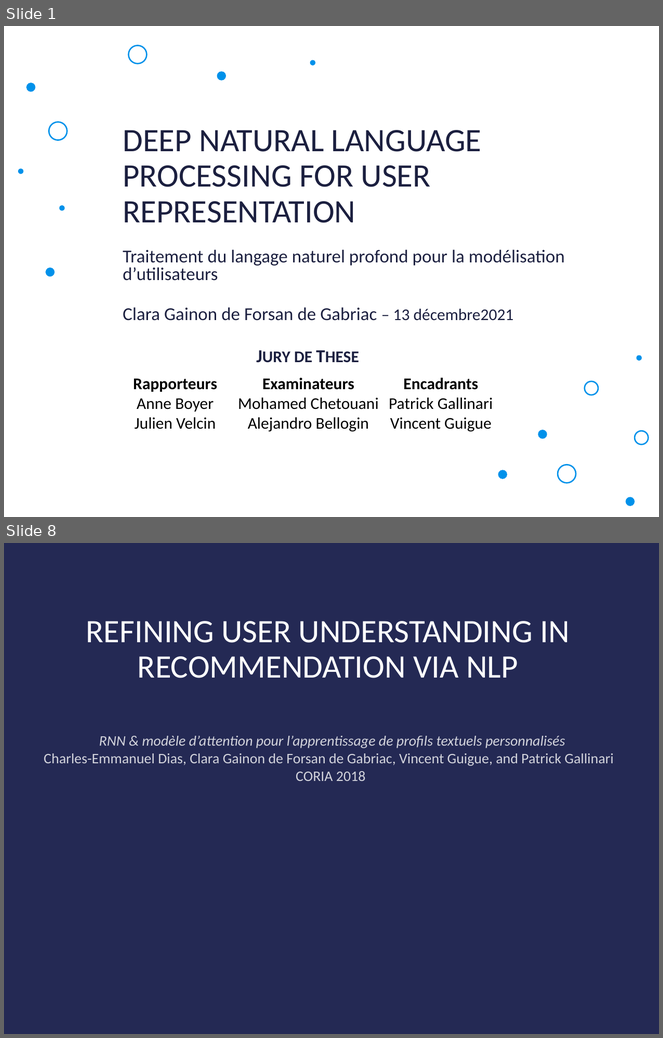
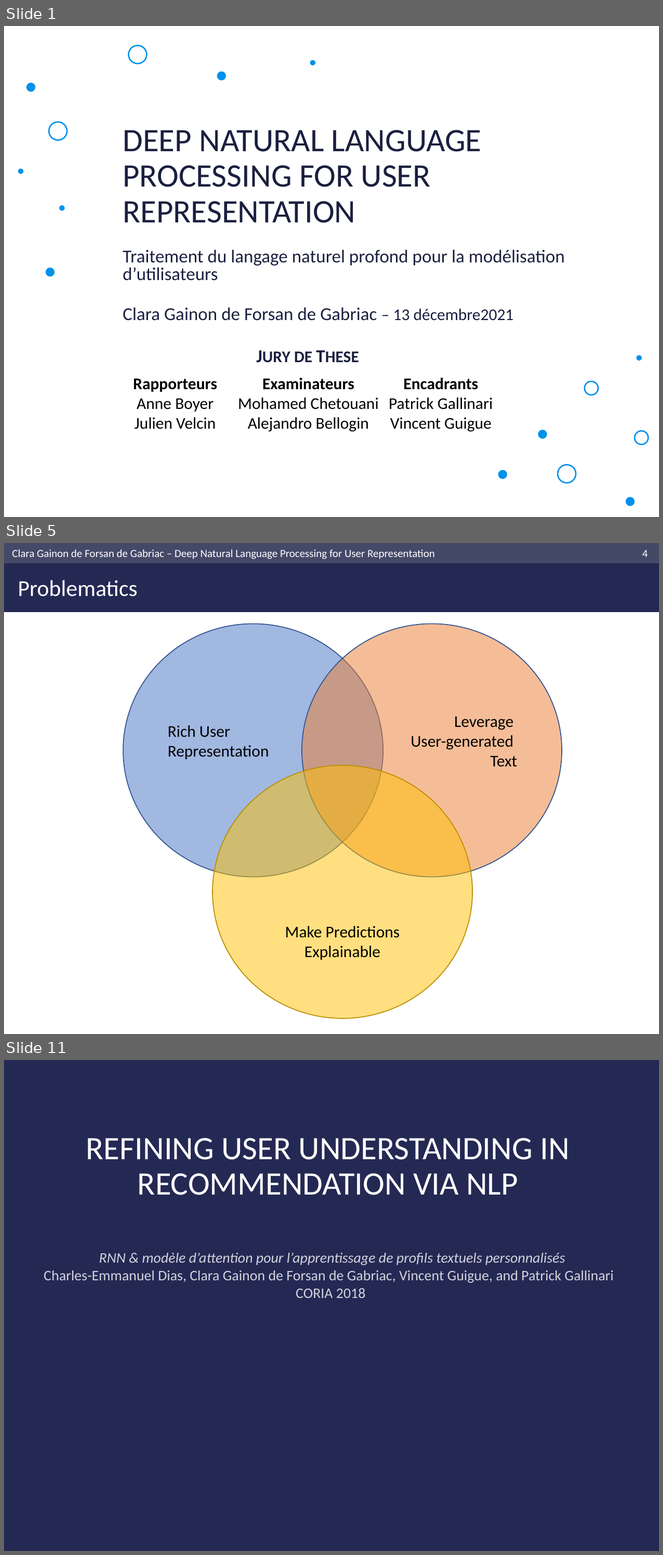
Before and after one commit to clara-gdef/defense, a slide deck: defense.pptx. Shown one above the other, each under a label of ours: slides 1 and 8 before the commit, slides 1, 5 and 11 after it; the slides between them are not shown. The pictures are 663x1038 and 663x1555 pixels, drawn with LibreOffice and Linux fonts; fonts in the diff are those of the drawing; background and template pictures are left out. Boxes give left, top, right and bottom in pixels: in the first picture for what was removed or moved away, otherwise in the second. Text is boxed around its words. In the diff, an @@ line names an element or a change of style, - is before the commit and + after.

```diff
--- a/defense.pptx
+++ b/defense.pptx
@@ slide 5 added at (4, 543, 659, 1034), background #FFFFFF @@
@@ rectangle added at (4, 543, 659, 612), fill #242954 @@
@@ rectangle added at (4, 543, 659, 563), fill #454968 @@
@@ text added at (12, 549, 435, 559), 12 pt, text #FFFFFF @@
+Clara Gainon de Forsan de Gabriac – Deep Natural Language Processing for User Representation
@@ page number added at (643, 550, 648, 557), 12 pt, text #FFFFFF @@
+4
@@ title added at (18, 580, 138, 597), 25 pt, text #FFFFFF @@
+Problematics
@@ ellipse added at (123, 624, 384, 877), fill #4472C4 at 50% opacity, outline #325491 1 pt, 18 pt, text #000000 @@
+Rich User
+Representation
@@ ellipse added at (302, 624, 562, 877), fill #ED7D31 at 50% opacity, outline #325491 1 pt, 18 pt, text #000000 @@
+Leverage
+User-generated
+Text
@@ ellipse added at (213, 766, 473, 1019), fill #FFC000 at 50% opacity, outline #BD8E00 1 pt, 18 pt, text #000000 @@
+Make Predictions Explainable
@@ what was slide 8 is now slide 11 @@
```
Also in this commit, not shown: 7 slides changed, 6 other slides added, 4 slides removed, 2 other files.
